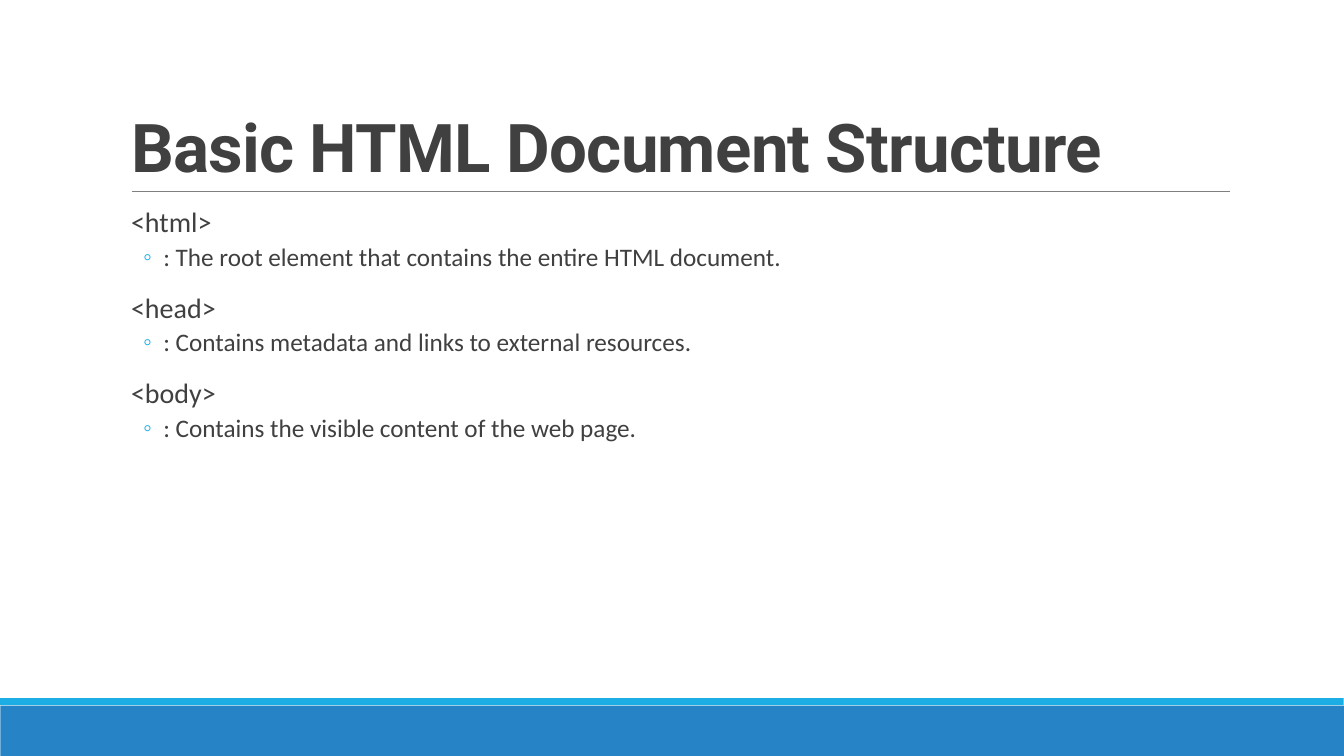
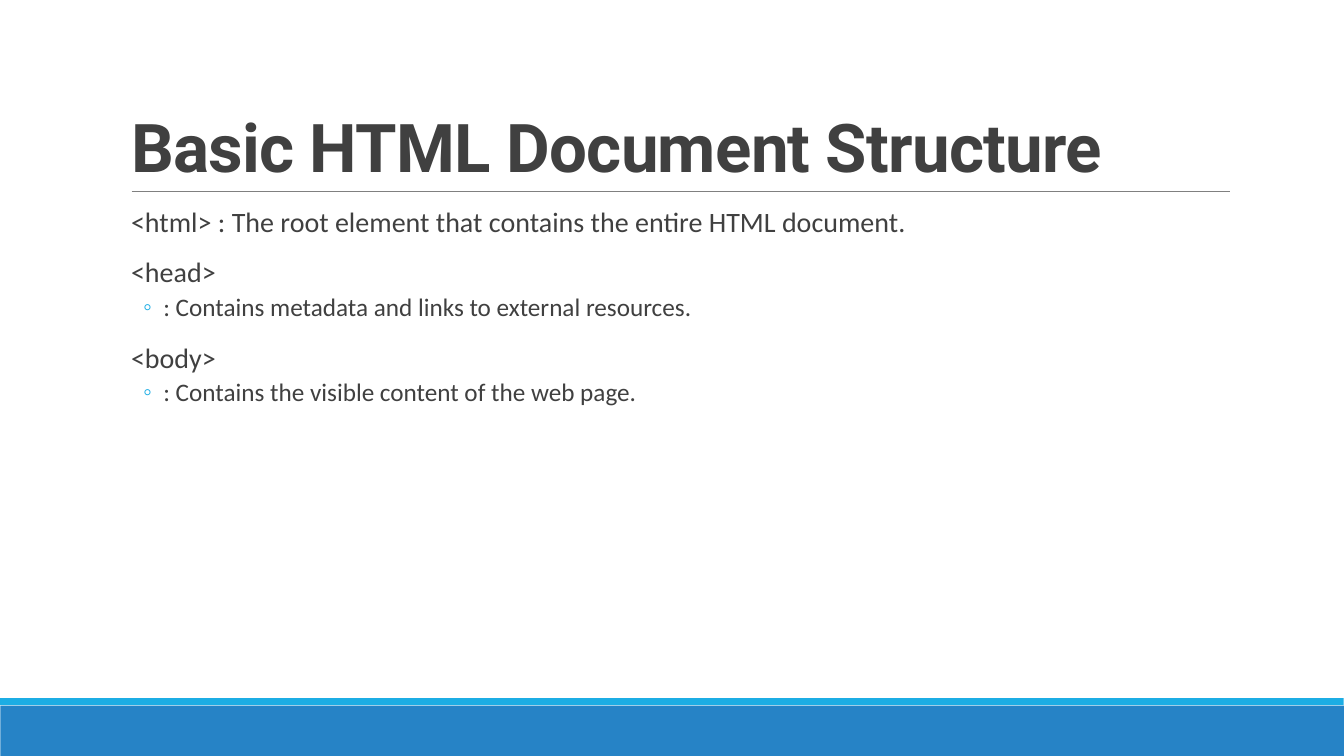
Before and after one commit to rishigujadhur1/ModernJS, a slide deck: slide 3 of Projects/BS5/Foundation - Introuction to HTML and Bootstrap.pptx. Drawn at 1344x756 pixels with LibreOffice and Linux fonts; fonts in the diff are those of the drawing. Boxes give left, top, right and bottom in pixels: in the first picture for what was removed or moved away, otherwise in the second. Text is boxed around its words. In the diff, an @@ line names an element or a change of style, - is before the commit and + after.

```diff
--- a/Projects/BS5/Foundation - Introuction to HTML and Bootstrap.pptx
+++ b/Projects/BS5/Foundation - Introuction to HTML and Bootstrap.pptx
@@ text at box(131, 212, 905, 232): text changed; size 18 to 20 pt @@
-  <html>
-  ◦ : The root element that contains the entire HTML document.
+  <html> : The root element that contains the entire HTML document.
```
Also in this commit, not shown: 3 other slides changed, 2 other files.
